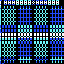
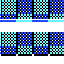
Revision of a layered 64 × 64 image; what changed, layer by layer:
painted on "foreground" over [1, 0, 64, 64]
painted on "Background" over [0, 0, 64, 64]
